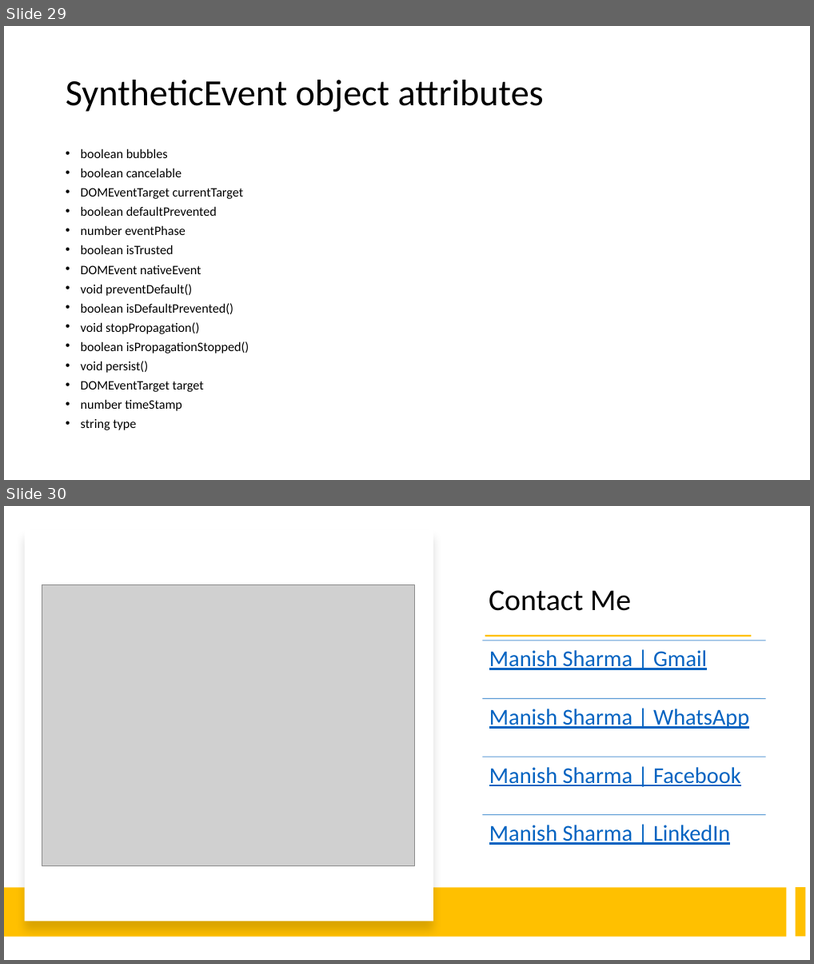
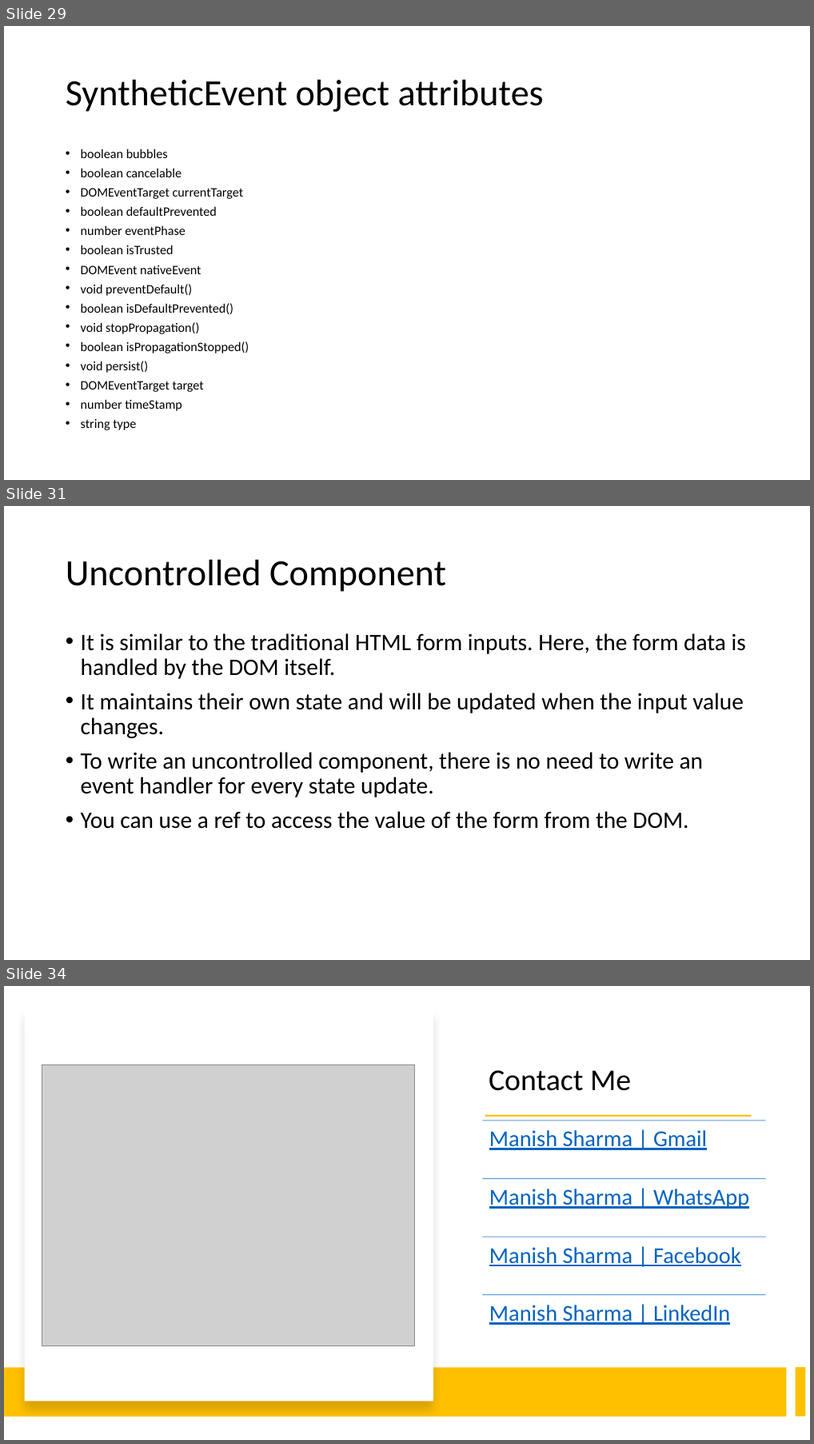
Before and after one commit to explore-with-manish/im-jan24, a slide deck: React/Notes/React.pptx. Shown one above the other, each under a label of ours: slides 29 and 30 before the commit, slides 29, 31 and 34 after it; the slides between them are not shown. The pictures are 814x964 and 814x1444 pixels, drawn with LibreOffice and Linux fonts; fonts in the diff are those of the drawing; grey boxes stand for pictures. Boxes give left, top, right and bottom in pixels: in the first picture for what was removed or moved away, otherwise in the second. Text is boxed around its words. In the diff, an @@ line names an element or a change of style, - is before the commit and + after.

```diff
--- a/React/Notes/React.pptx
+++ b/React/Notes/React.pptx
@@ slide 31 added at [4,506,810,960], background #FFFFFF @@
@@ title added at [66,560,446,592], 44 pt, text #000000 @@
+Uncontrolled Component
@@ text added at [81,633,746,828], 28 pt, text #000000 @@
+• It is similar to the traditional HTML form inputs. Here, the form data is handled by the DOM itself.
+• It maintains their own state and will be updated when the input value changes.
+• To write an uncontrolled component, there is no need to write an event handler for every state update.
+• You can use a ref to access the value of the form from the DOM.
@@ what was slide 30 is now slide 34 @@
```
Also in this commit, not shown: 3 other slides added, 4 other files.
